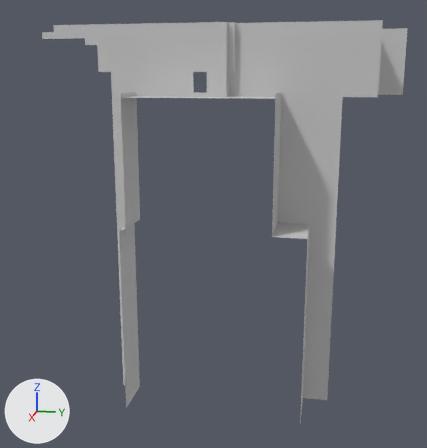
One commit to the FBX model Assets/gra_3d/geometry-02-initialexterior.FBX: the scene before it, then after it.
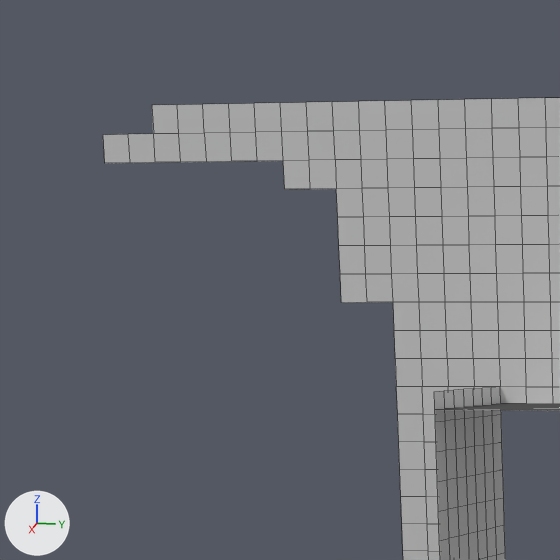
Old and new are each drawn whole from a 50 mm camera at (51.8, 9.3, 1.0) aimed at (4.4, -0.1, -10.8) and again close up on the part from 4% to 35% of the width and 0% to 30% of the height. The axes (+X, +Y, +Z) are drawn at lower left. The lights are the same throughout. The close-ups show mesh edges as thin lines. Where no turn or scale is listed for an object, it has been applied to the vertices. Vertices at the same position are counted once.

Names of what the first close-up shows: 'Initial-exterior'.
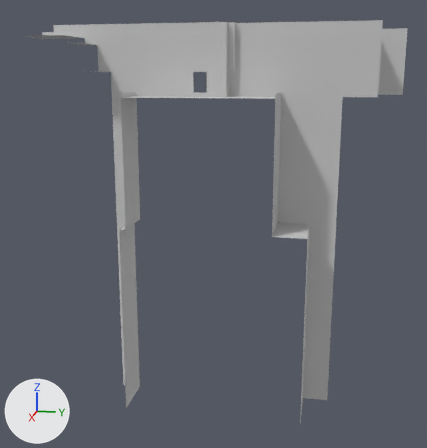
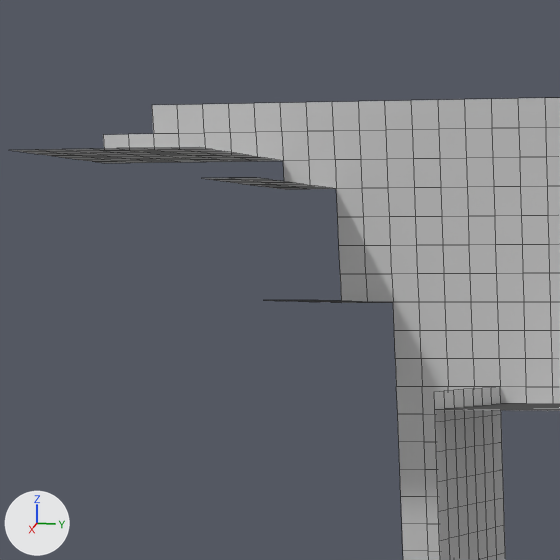
The change, as a diff of the scene's bpy script:
```diff
--- a/Assets/gra_3d/geometry-02-initialexterior.FBX.py
+++ b/Assets/gra_3d/geometry-02-initialexterior.FBX.py
@@ me_mesh @@
 # used by ob_initial_exterior; location = (6.6, -1.27, 0.0)
-me_mesh.from_pydata(...)  # 2286 vertices, 2074 faces; spans x -8.6..3.6, y -12.2..16.3, z -25.4..5.1
+me_mesh.from_pydata(...)  # 2383 vertices, 2152 faces; spans x -8.6..3.6, y -12.2..16.3, z -25.4..5.1
+# me_mesh part 1
+# 14 new vertices lie (0.5, 0.0, 0.0) away from vertices in x 0.0, y -12.2..-6.6, z 1.5..4.1
+# 14 new vertices lie (0.5, 0.0, 0.0) away from vertices in x 0.5, y -12.2..-6.6, z 1.5..4.1
+# 14 new vertices lie (0.5, 0.0, 0.0) away from vertices in x 1.0, y -12.2..-6.6, z 1.5..4.1
+# 14 new vertices lie (0.5, 0.0, 0.0) away from vertices in x 1.5, y -12.2..-6.6, z 1.5..4.1
+# 14 new vertices lie (0.5, 0.0, 0.0) away from vertices in x 2.0, y -12.2..-6.6, z 1.5..4.1
+# 14 new vertices lie (0.5, 0.0, 0.0) away from vertices in x 2.5, y -12.2..-6.6, z 1.5..4.1
+# 14 new vertices lie (0.6, 0.0, 0.0) away from vertices in x 3.0, y -12.2..-6.6, z 1.5..4.1
+# 77 new faces join them
 me_mesh.materials.append(mat_01___default)
```

Where the change shows, as pixel boxes [x1, y1, x2, y2] in the close-ups (560 x 560 px):
'Initial-exterior', reshaped: before [103, 98, 560, 560]; after [11, 98, 560, 560]
part 1 of me_mesh, added: after [11, 147, 362, 303]
